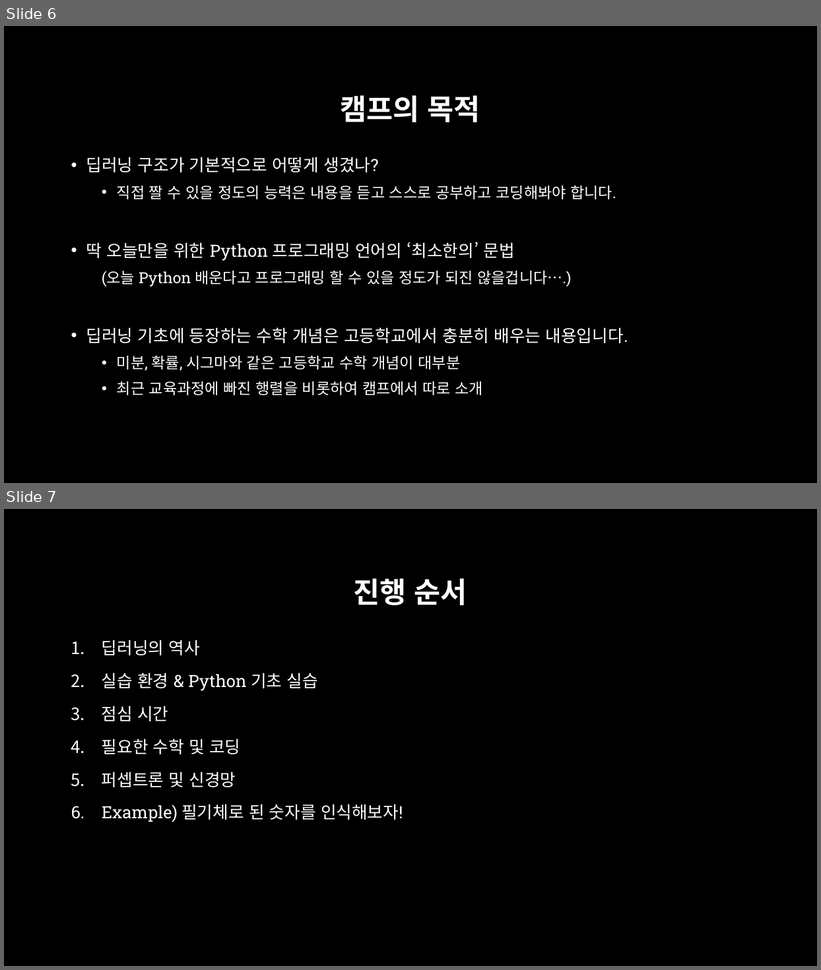
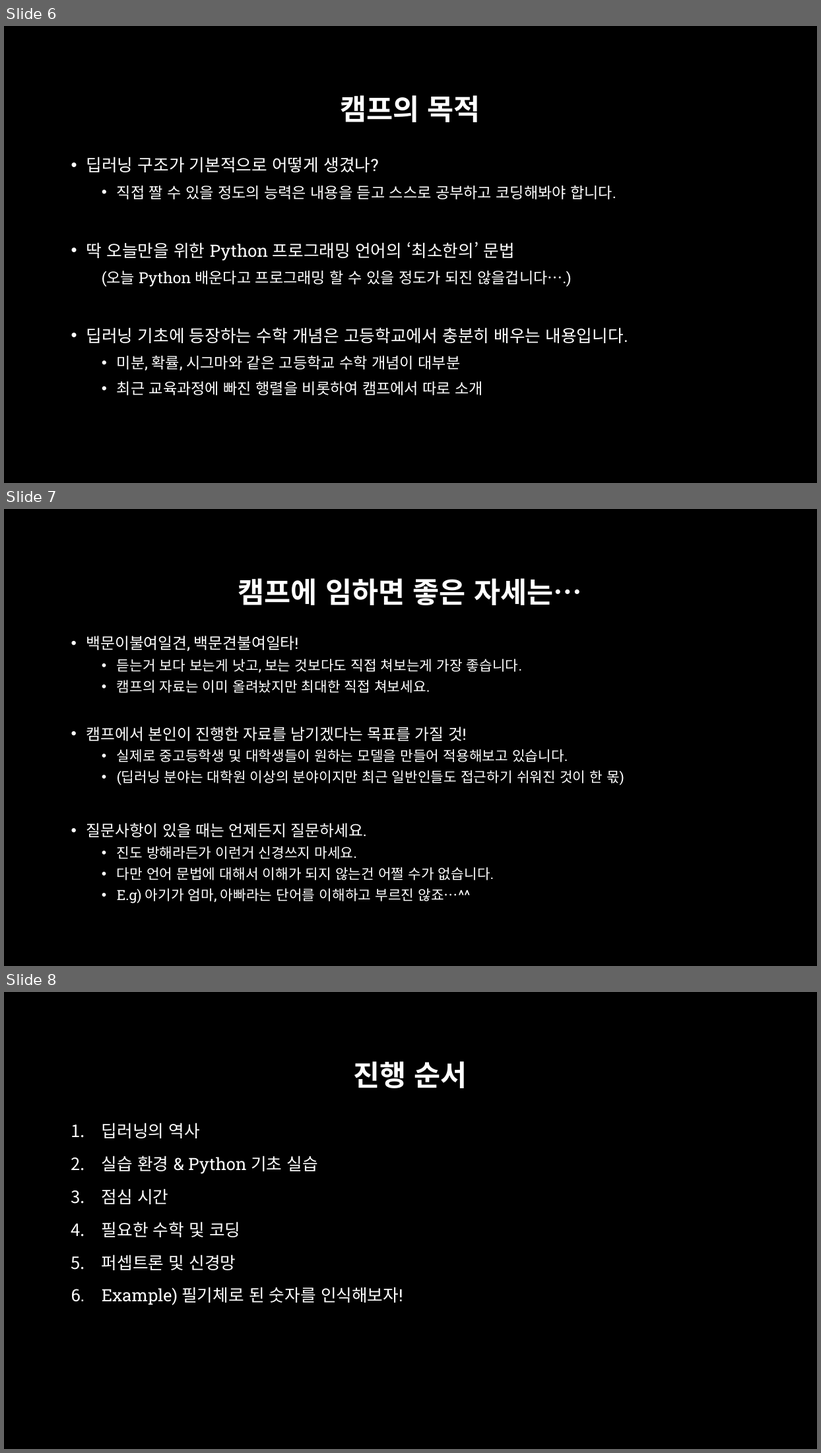
Before and after one commit to across0406/2017-GNU-Science-Camp-of-Computer-Science, a slide deck: ppt/GNU CS 과학캠프.pptx. Shown one above the other, each under a label of ours: slides 6 and 7 before the commit, slides 6, 7 and 8 after it. The pictures are 821x970 and 821x1453 pixels, drawn with LibreOffice and Linux fonts; fonts in the diff are those of the drawing; background and template pictures are left out. Boxes give left, top, right and bottom in pixels: in the first picture for what was removed or moved away, otherwise in the second. Text is boxed around its words. In the diff, an @@ line names an element or a change of style, - is before the commit and + after.

```diff
--- a/ppt/GNU CS 과학캠프.pptx
+++ b/ppt/GNU CS 과학캠프.pptx
@@ slide 7 added at (4,509,817,966), background picture (left out) @@
@@ title added at (238,578,582,605), 34 pt, text #FFFFFF, bold @@
+캠프에 임하면 좋은 자세는…
@@ text added at (86,636,624,904), 16.6 pt, text #FFFFFF @@
+• 백문이불여일견, 백문견불여일타!
+  • 듣는거 보다 보는게 낫고, 보는 것보다도 직접 쳐보는게 가장 좋습니다.
+  • 캠프의 자료는 이미 올려놨지만 최대한 직접 쳐보세요.
+• 캠프에서 본인이 진행한 자료를 남기겠다는 목표를 가질 것!
+  • 실제로 중고등학생 및 대학생들이 원하는 모델을 만들어 적용해보고 있습니다.
+  • (딥러닝 분야는 대학원 이상의 분야이지만 최근 일반인들도 접근하기 쉬워진 것이 한 몫)
+• 질문사항이 있을 때는 언제든지 질문하세요.
+  • 진도 방해라든가 이런거 신경쓰지 마세요.
+  • 다만 언어 문법에 대해서 이해가 되지 않는건 어쩔 수가 없습니다.
+  • E.g) 아기가 엄마, 아빠라는 단어를 이해하고 부르진 않죠…^^
@@ what was slide 7 is now slide 8 @@
```
Also in this commit, not shown: 2 slides changed, 6 other files.
